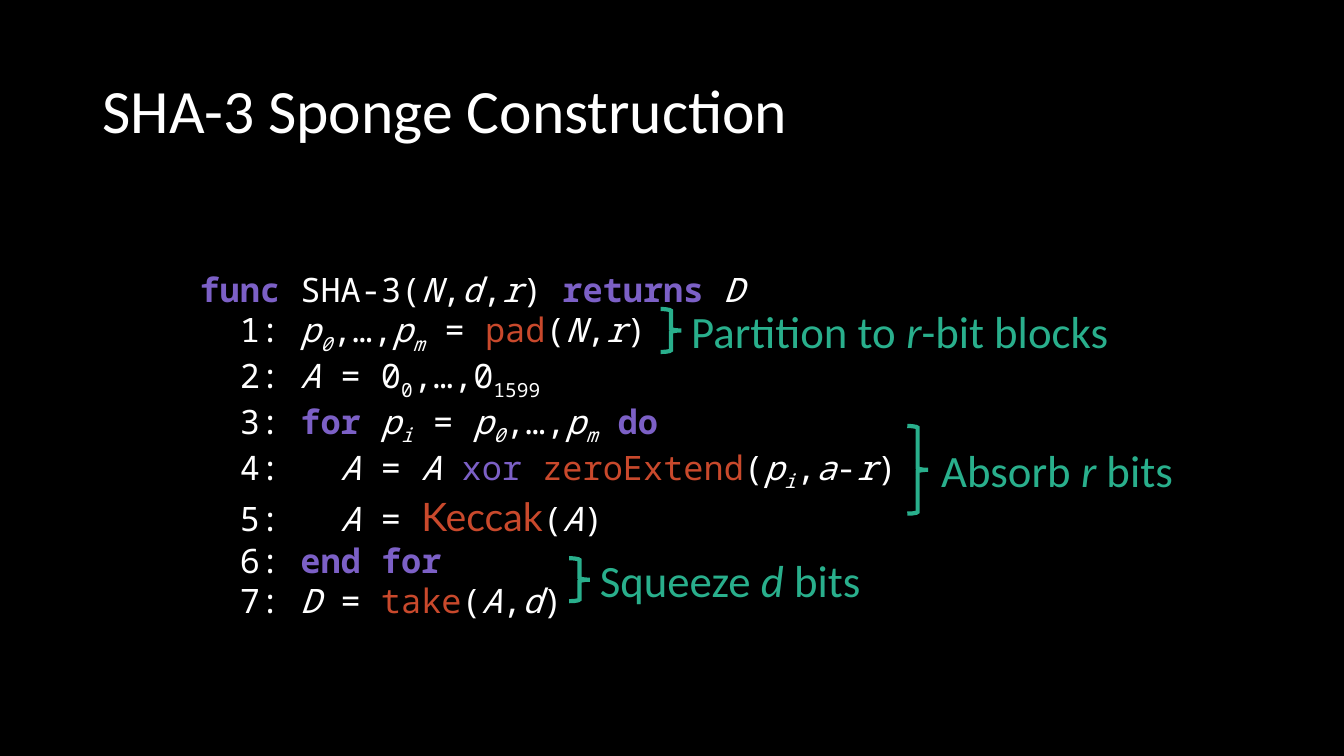
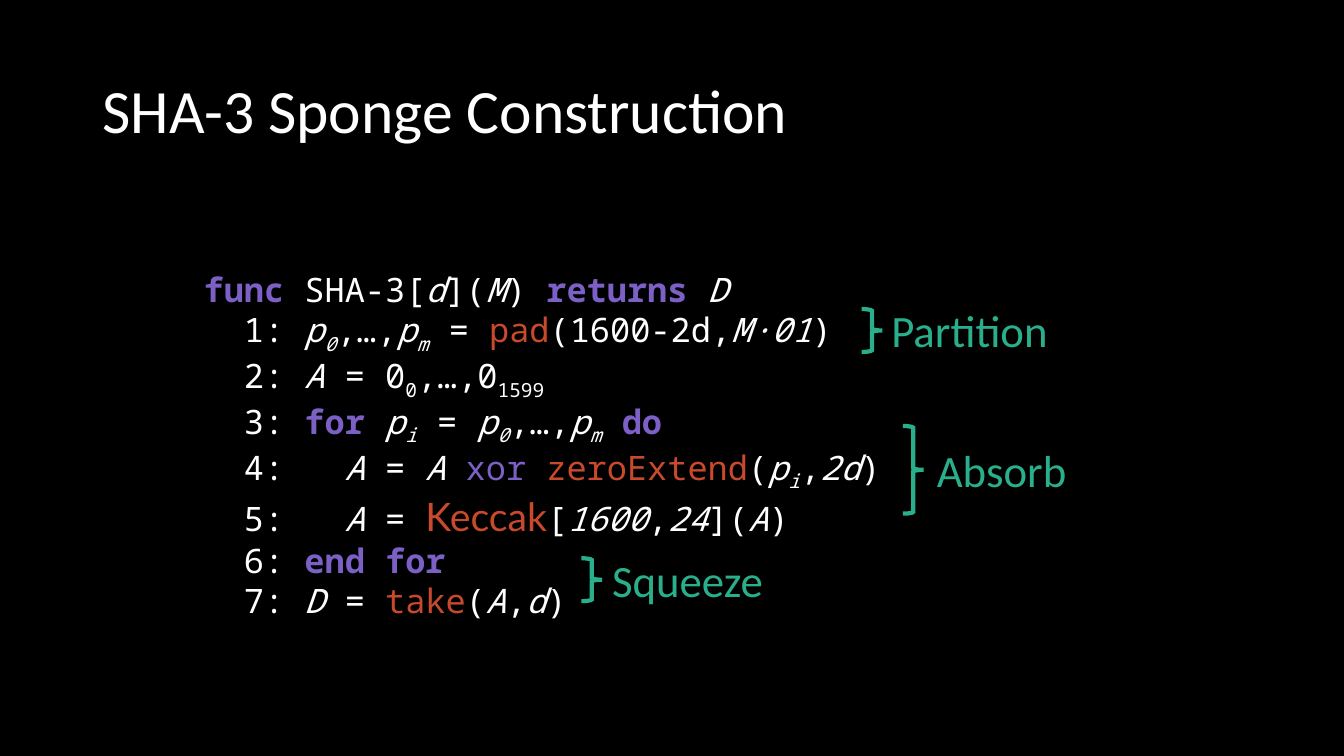
Before and after one commit to ericmercer/sha3-verification, a slide deck: slide 5 of presentation/SPIN2022.pptx. Drawn at 1344x756 pixels with LibreOffice and Linux fonts; fonts in the diff are those of the drawing. Boxes give left, top, right and bottom in pixels: in the first picture for what was removed or moved away, otherwise in the second. Text is boxed around its words. In the diff, an @@ line names an element or a change of style, - is before the commit and + after.

Commit message:
Updates

```diff
--- a/presentation/SPIN2022.pptx
+++ b/presentation/SPIN2022.pptx
@@ text at bbox=[204, 276, 812, 350]: text changed @@
-func SHA-3(N,d,r) returns D
-1: p0,…,pm = pad(N,r)
+func SHA-3[d](M) returns D
+1: p0,…,pm = pad(1600-2d,M·01)
@@ right brace: place and size @@
-right brace at bbox=[660, 310, 682, 353]
+right brace at bbox=[862, 310, 883, 353]
@@ text at bbox=[891, 316, 1047, 348]: text changed @@
-Partition to r-bit blocks
+Partition
@@ right brace: place and size @@
-right brace at bbox=[907, 426, 929, 514]
+right brace at bbox=[903, 426, 925, 514]
@@ text at bbox=[244, 454, 860, 532]: text changed @@
-4: A = A xor zeroExtend(pi,a-r)
-5: A = Keccak(A)
+4: A = A xor zeroExtend(pi,2d)
+5: A = Keccak[1600,24](A)
@@ text at bbox=[937, 456, 1066, 488]: text changed @@
-Absorb r bits
+Absorb
@@ right brace: place and size @@
-right brace at bbox=[570, 559, 591, 602]
+right brace at bbox=[582, 559, 603, 602]
@@ text at bbox=[612, 568, 763, 604]: text changed @@
-Squeeze d bits
+Squeeze
```
Also in this commit, not shown: 9 other slides changed.
